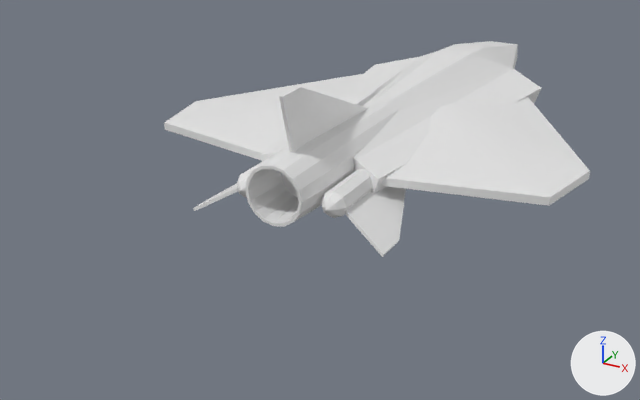
Before and after pictures for a commit that changed the OBJ model assets/models/a2.obj.
Both versions are drawn from a 50 mm lens placed at (8.83, -19.67, 7.56), pointed at (-0.57, -2.58, -0.98). Lighting does not change. The marker at lower right points along +X, +Y and +Z. Where no turn or scale is listed for an object, it has been applied to the vertices.

Names of what the first picture shows: 'hull'.
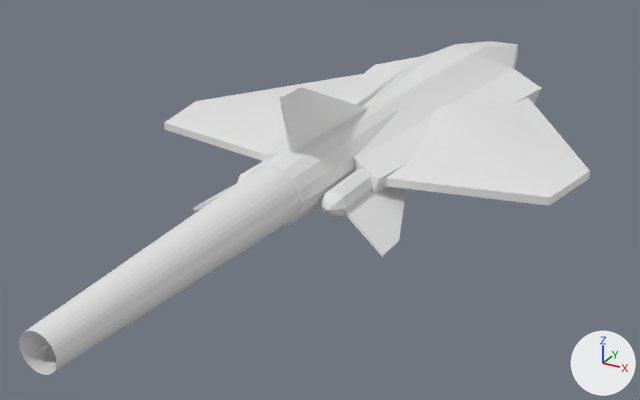
Location of each change, (x1, y1, x2, y2) in pixels of the pictures (640 x 400 px):
'thruster', added
    after: (19, 167, 300, 375)

The change, as a list of edits to the scene's bpy script:
```text
Add me_thruster:
    me_thruster.from_pydata(...)  # 97 vertices, 96 faces; spans x -0.63..0.63, y -12.09..-5.59, z -0.26..1.0
Add ob_thruster:
    ob_thruster = bpy.data.objects.new('thruster', me_thruster)
    ob_thruster.location = (0.0, 0.0, 0.0)
```
